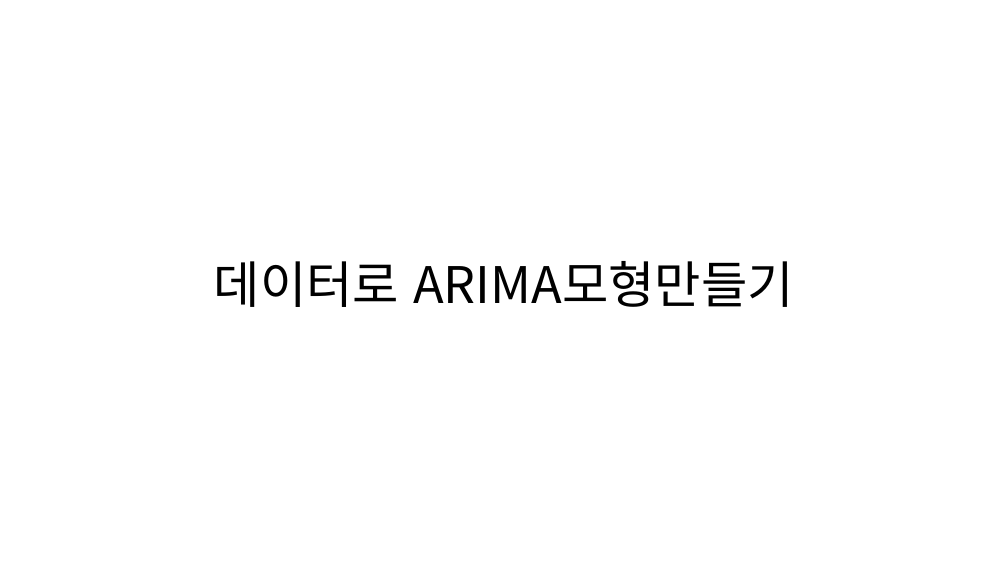
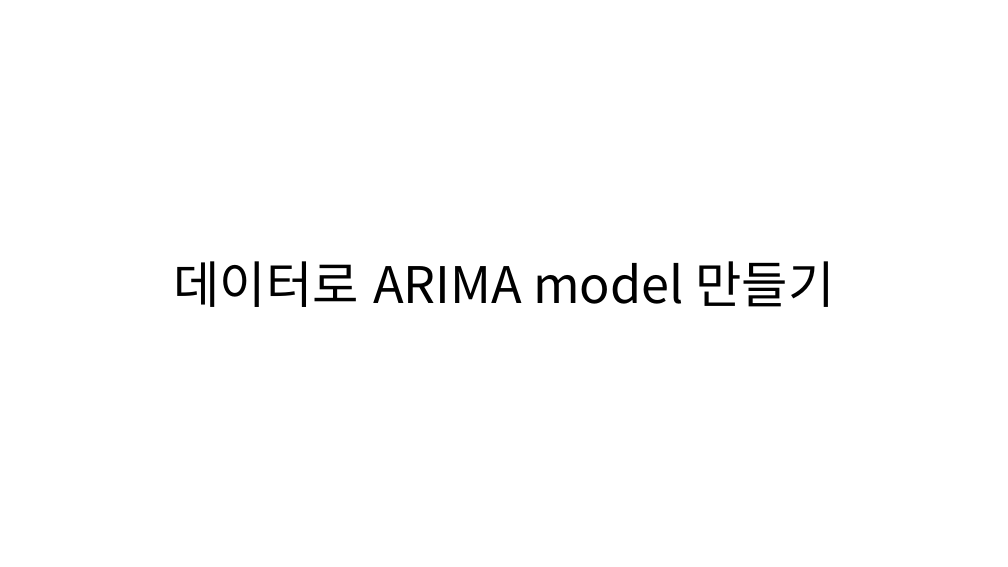
Before and after one commit to ejihoon6065/Project_TurnAround, a slide deck: slide 11 of YG엔터주분석/멘토님미팅발표자료/ARIMA모델_ppt2.pptx. Drawn at 1008x567 pixels with LibreOffice and Linux fonts; fonts in the diff are those of the drawing. Boxes give left, top, right and bottom in pixels: in the first picture for what was removed or moved away, otherwise in the second. Text is boxed around its words. In the diff, an @@ line names an element or a change of style, - is before the commit and + after.

Commit message:
ARIMA and fbprophet

```diff
--- a/YG엔터주분석/멘토님미팅발표자료/ARIMA모델_ppt2.pptx
+++ b/YG엔터주분석/멘토님미팅발표자료/ARIMA모델_ppt2.pptx
@@ text at <box>173,261,834,307</box>: text changed @@
-데이터로 ARIMA모형만들기
+데이터로 ARIMA model 만들기
```
Also in this commit, not shown: 7 other slides changed, 10 slides added, 5 slides removed, 8 other files.
